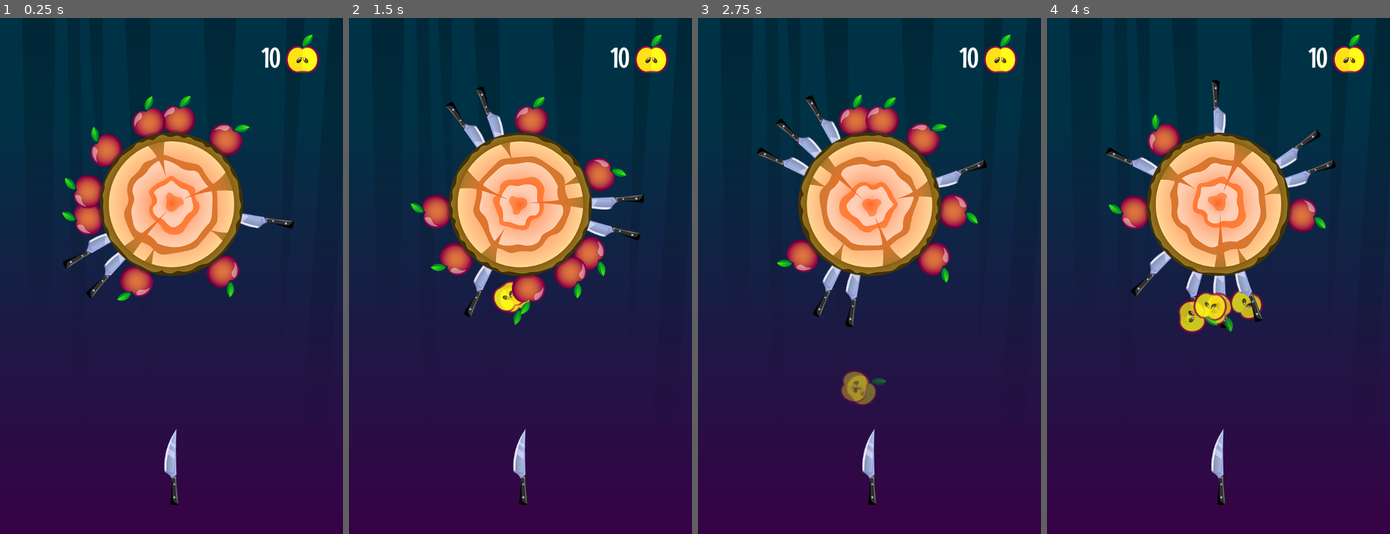
Above: before the commit, frames 1-4 (left to right).
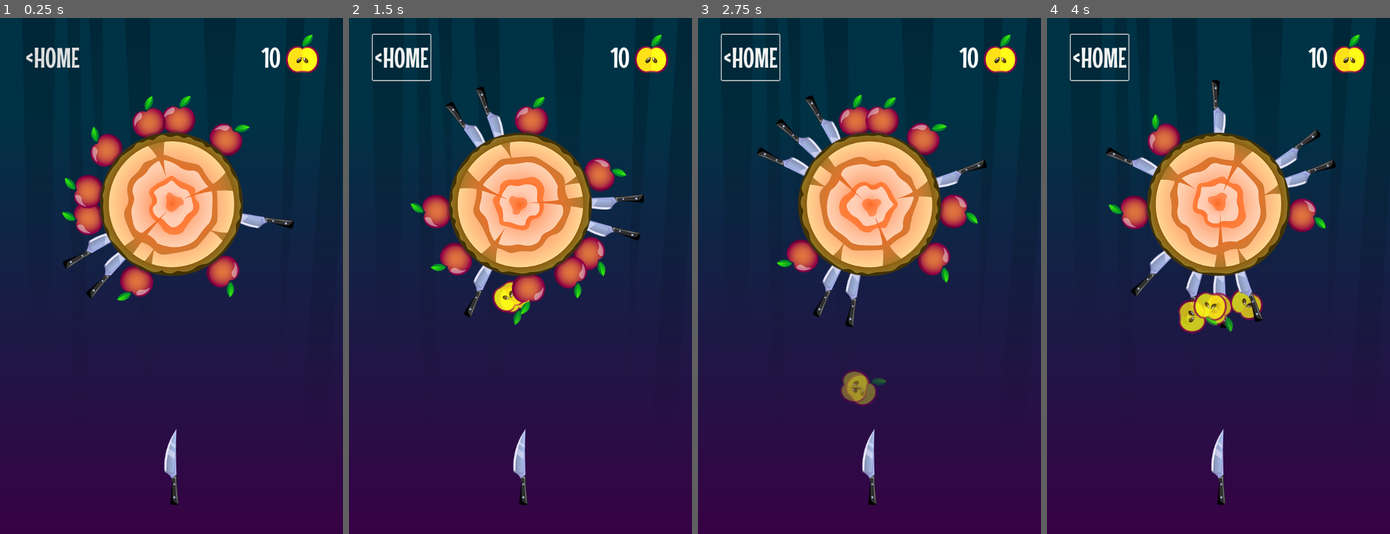
Above: after the commit, the same moments.

Repository: top-it-090304/Spin-Target
Game: Godot game, scene res://scens/game/game.tscn
Two runs of this game, one before a commit and one after it. Both use one fixed random seed, a clock stepped at 60 frames per second and the inputs below.
Inputs (mouse positions are in pixels of both pictures, inside the frame that each line leads up to):
- Up to frame 1 (0.25 s): no input
- Up to frame 2 (1.5 s): click (400, 59) at 0.5 s, where only the run after the commit has a clickable "<HOME"; click (400, 59) at 1.25 s, where only the run after the commit has a clickable "<HOME"
- Up to frame 3 (2.75 s): click (749, 59) at 2 s, where only the run after the commit has a clickable "<HOME"
- Up to frame 4 (4 s): move the mouse to (1293, 250) at 2.77 s; click (1293, 250) at 2.92 s; move the mouse to (1149, 301) at 3.52 s; click (1149, 301) at 3.67 s

The runs differ from the first frame. In frame 1, 0.4% of the frame differs, in the area x 7-24%, y 5-10%; in frame 2, 0.5%, in the area x 6-25%, y 3-13%; in frame 3, 0.5%; in frame 4, 0.5%.

Commit message:
Сделал магазин ножей

Diff:
--- a/spin-target/elements/ui/hud/hud.tscn
+++ b/spin-target/elements/ui/hud/hud.tscn
@@ -38,6 +38,11 @@
 
 [node name="HBoxContainer" type="HBoxContainer" parent="MarginContainer/VBoxContainer"]
 layout_mode = 2
+
+[node name="Button" type="Button" parent="MarginContainer/VBoxContainer/HBoxContainer"]
+layout_mode = 2
+text = "<HOME"
+flat = true
 
 [node name="Label" type="Label" parent="MarginContainer/VBoxContainer/HBoxContainer"]
 visible = false
--- /dev/null
+++ b/spin-target/scens/knife_shop/knife_shop.tscn
@@ -0,0 +1,95 @@
+[gd_scene load_steps=6 format=3 uid="uid://buhhn8s6u68wi"]
+
+[ext_resource type="PackedScene" uid="uid://c077xke7ae2bo" path="res://elements/ui/hud/hud.tscn" id="1_jk3kb"]
+[ext_resource type="StyleBox" uid="uid://cm63rqsh26ry1" path="res://styles/green_line.stylebox" id="2_52av2"]
+[ext_resource type="Texture2D" uid="uid://cso6wdxm7tlg8" path="res://assets/knife1.png" id="3_2keb8"]
+[ext_resource type="PackedScene" uid="uid://c0l5tm55rphvt" path="res://scens/knife_shop/shop_item/shop_item.tscn" id="4_2keb8"]
+[ext_resource type="PackedScene" uid="uid://cds80n3i16mi" path="res://scens/knife_shop/unblock_butten/unblock_butten.tscn" id="5_ejbnp"]
+
+[node name="KnifeShop" type="Control"]
+layout_mode = 3
+anchors_preset = 15
+anchor_right = 1.0
+anchor_bottom = 1.0
+grow_horizontal = 2
+grow_vertical = 2
+
+[node name="HUD" parent="." instance=ExtResource("1_jk3kb")]
+
+[node name="MarginContainer" type="MarginContainer" parent="."]
+layout_mode = 1
+anchors_preset = 15
+anchor_right = 1.0
+anchor_bottom = 1.0
+grow_horizontal = 2
+grow_vertical = 2
+theme_override_constants/margin_left = 105
+theme_override_constants/margin_top = 150
+theme_override_constants/margin_right = 105
+theme_override_constants/margin_bottom = 100
+
+[node name="VBoxContainer" type="VBoxContainer" parent="MarginContainer"]
+layout_mode = 2
+theme_override_constants/separation = 20
+
+[node name="HBoxContainer" type="HBoxContainer" parent="MarginContainer/VBoxContainer"]
+layout_mode = 2
+
+[node name="HSeparator" type="HSeparator" parent="MarginContainer/VBoxContainer/HBoxContainer"]
+layout_mode = 2
+size_flags_horizontal = 3
+theme_override_styles/separator = ExtResource("2_52av2")
+
+[node name="Label" type="Label" parent="MarginContainer/VBoxContainer/HBoxContainer"]
+layout_mode = 2
+text = "COSTOMIZE"
+
+[node name="HSeparator2" type="HSeparator" parent="MarginContainer/VBoxContainer/HBoxContainer"]
+layout_mode = 2
+size_flags_horizontal = 3
+theme_override_styles/separator = ExtResource("2_52av2")
+
+[node name="TextureRect" type="TextureRect" parent="MarginContainer/VBoxContainer"]
+custom_minimum_size = Vector2(0, 220)
+layout_mode = 2
+texture = ExtResource("3_2keb8")
+stretch_mode = 5
+
+[node name="HSeparator" type="HSeparator" parent="MarginContainer/VBoxContainer"]
+layout_mode = 2
+theme_override_styles/separator = ExtResource("2_52av2")
+
+[node name="GridContainer" type="GridContainer" parent="MarginContainer/VBoxContainer"]
+layout_mode = 2
+size_flags_vertical = 3
+columns = 3
+
+[node name="ShopItem" parent="MarginContainer/VBoxContainer/GridContainer" instance=ExtResource("4_2keb8")]
+layout_mode = 2
+
+[node name="ShopItem2" parent="MarginContainer/VBoxContainer/GridContainer" instance=ExtResource("4_2keb8")]
+layout_mode = 2
+
+[node name="ShopItem3" parent="MarginContainer/VBoxContainer/GridContainer" instance=ExtResource("4_2keb8")]
+layout_mode = 2
+
+[node name="ShopItem4" parent="MarginContainer/VBoxContainer/GridContainer" instance=ExtResource("4_2keb8")]
+layout_mode = 2
+
+[node name="ShopItem5" parent="MarginContainer/VBoxContainer/GridContainer" instance=ExtResource("4_2keb8")]
+layout_mode = 2
+
+[node name="ShopItem6" parent="MarginContainer/VBoxContainer/GridContainer" instance=ExtResource("4_2keb8")]
+layout_mode = 2
+
+[node name="ShopItem7" parent="MarginContainer/VBoxContainer/GridContainer" instance=ExtResource("4_2keb8")]
+layout_mode = 2
+
+[node name="ShopItem8" parent="MarginContainer/VBoxContainer/GridContainer" instance=ExtResource("4_2keb8")]
+layout_mode = 2
+
+[node name="ShopItem9" parent="MarginContainer/VBoxContainer/GridContainer" instance=ExtResource("4_2keb8")]
+layout_mode = 2
+
+[node name="UnblockButten" parent="MarginContainer/VBoxContainer" instance=ExtResource("5_ejbnp")]
+layout_mode = 2
--- /dev/null
+++ b/spin-target/scens/knife_shop/shop_item/shop_item.tscn
@@ -0,0 +1,30 @@
+[gd_scene load_steps=3 format=3 uid="uid://c0l5tm55rphvt"]
+
+[ext_resource type="Texture2D" uid="uid://bu3qa4uimyddu" path="res://assets/locked.png" id="1_w1r1b"]
+
+[sub_resource type="StyleBoxEmpty" id="StyleBoxEmpty_x5at5"]
+
+[node name="ShopItem" type="PanelContainer"]
+offset_right = 40.0
+offset_bottom = 40.0
+size_flags_horizontal = 3
+size_flags_vertical = 3
+theme_override_styles/panel = SubResource("StyleBoxEmpty_x5at5")
+
+[node name="ColorRect" type="ColorRect" parent="."]
+layout_mode = 2
+color = Color(0.631373, 0.631373, 0.631373, 0.258824)
+
+[node name="MarginContainer" type="MarginContainer" parent="."]
+layout_mode = 2
+theme_override_constants/margin_left = 15
+theme_override_constants/margin_top = 15
+theme_override_constants/margin_right = 15
+theme_override_constants/margin_bottom = 15
+
+[node name="TextureRect" type="TextureRect" parent="MarginContainer"]
+custom_minimum_size = Vector2(110, 110)
+layout_mode = 2
+texture = ExtResource("1_w1r1b")
+expand_mode = 1
+stretch_mode = 5
--- /dev/null
+++ b/spin-target/scens/knife_shop/unblock_butten/unblock_butten.tscn
@@ -0,0 +1,59 @@
+[gd_scene load_steps=5 format=3 uid="uid://cds80n3i16mi"]
+
+[ext_resource type="Texture2D" uid="uid://c076ottpxnfh4" path="res://assets/button2.png" id="1_u51xb"]
+[ext_resource type="Texture2D" uid="uid://v7i8pj2qj2no" path="res://assets/knife_ico_1.png" id="2_08856"]
+[ext_resource type="Texture2D" uid="uid://c58bpd5jbr21l" path="res://assets/apple2.png" id="3_jidmw"]
+
+[sub_resource type="StyleBoxTexture" id="StyleBoxTexture_6yuy6"]
+texture = ExtResource("1_u51xb")
+texture_margin_left = 25.2715
+texture_margin_top = 21.0
+texture_margin_right = 21.8564
+texture_margin_bottom = 13.0
+
+[node name="UnblockButten" type="PanelContainer"]
+offset_right = 40.0
+offset_bottom = 40.0
+size_flags_horizontal = 4
+theme_override_styles/panel = SubResource("StyleBoxTexture_6yuy6")
+
+[node name="HBoxContainer" type="HBoxContainer" parent="."]
+layout_mode = 2
+theme_override_constants/separation = 50
+
+[node name="TextureRect" type="TextureRect" parent="HBoxContainer"]
+layout_mode = 2
+texture = ExtResource("2_08856")
+stretch_mode = 5
+
+[node name="VBoxContainer" type="VBoxContainer" parent="HBoxContainer"]
+layout_mode = 2
+theme_override_constants/separation = -5
+alignment = 1
+
+[node name="Label" type="Label" parent="HBoxContainer/VBoxContainer"]
+layout_mode = 2
+text = "UNBLOCK"
+
+[node name="Label2" type="Label" parent="HBoxContainer/VBoxContainer"]
+layout_mode = 2
+text = "RANDOM"
+
+[node name="VBoxContainer2" type="VBoxContainer" parent="HBoxContainer"]
+layout_mode = 2
+theme_override_constants/separation = -5
+alignment = 1
+
+[node name="TextureRect" type="TextureRect" parent="HBoxContainer/VBoxContainer2"]
+custom_minimum_size = Vector2(0, 60)
+layout_mode = 2
+texture = ExtResource("3_jidmw")
+expand_mode = 1
+stretch_mode = 5
+
+[node name="Label" type="Label" parent="HBoxContainer/VBoxContainer2"]
+custom_minimum_size = Vector2(0, 80)
+layout_mode = 2
+text = "250"
+horizontal_alignment = 1
+vertical_alignment = 2
Binary file added: spin-target/styles/green_line.stylebox
